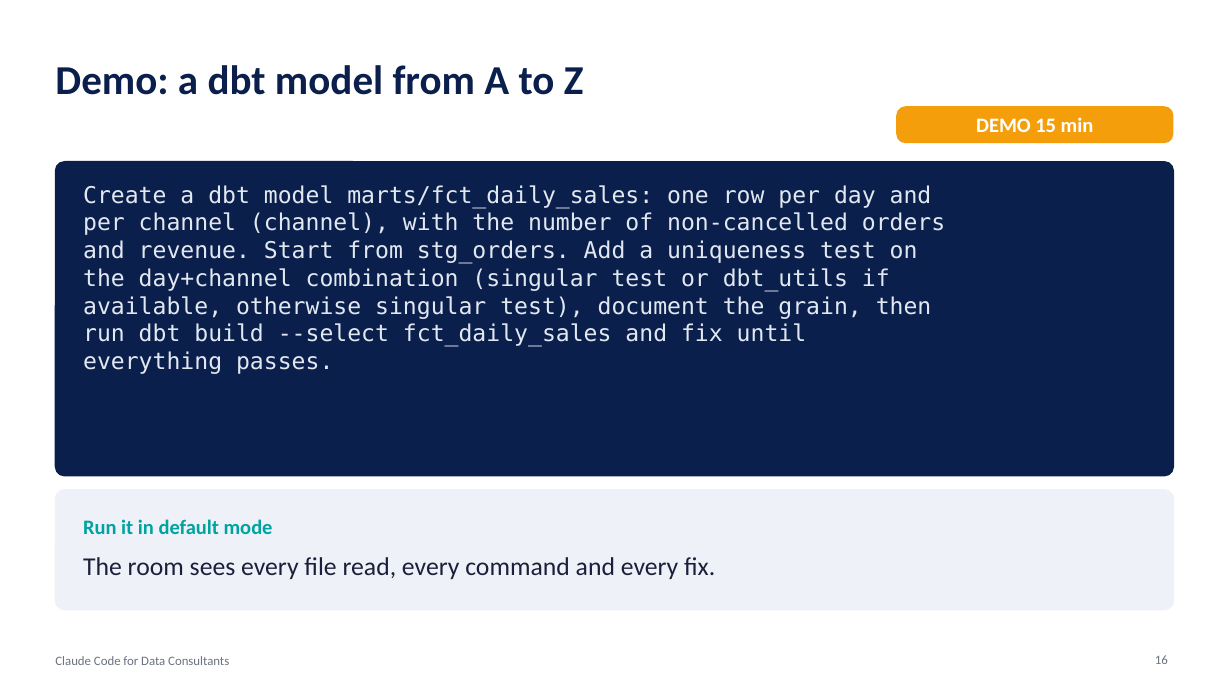
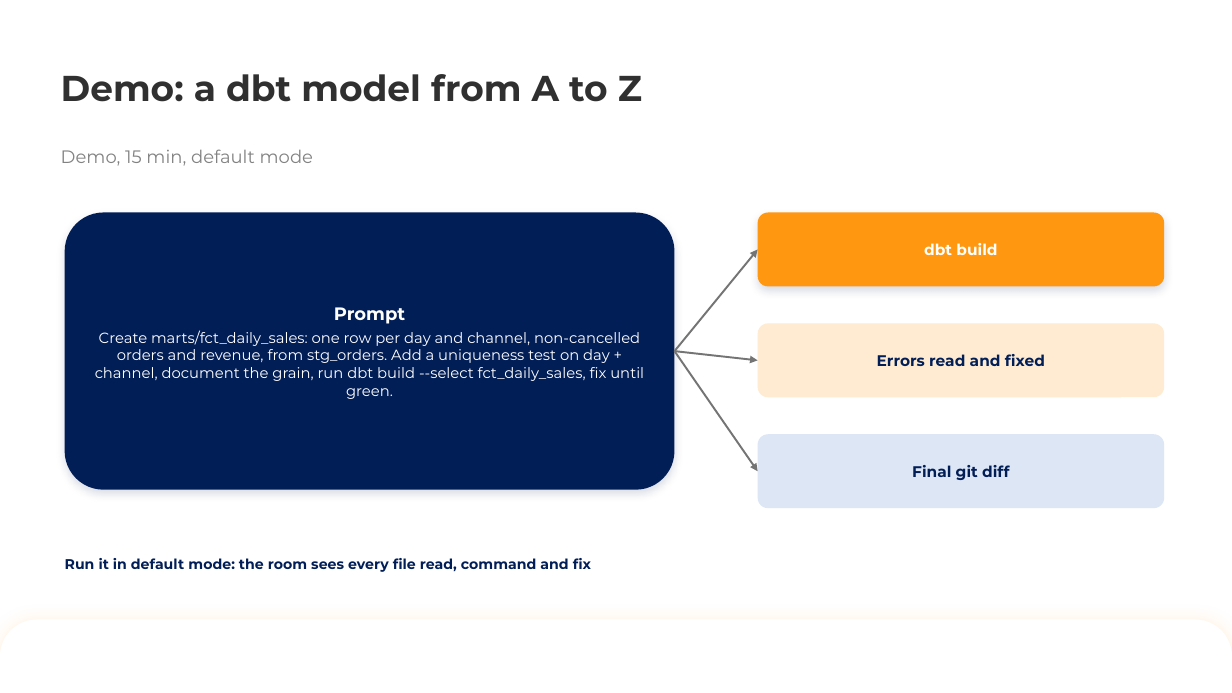
Before and after one commit to keyrus-formation/keyrus-claude-code-training, a slide deck: slide 16 of slides/2-code-exploration-data-development.pptx. Drawn at 1232x693 pixels with LibreOffice and Linux fonts; fonts in the diff are those of the drawing; background and template pictures are left out. Boxes give left, top, right and bottom in pixels: in the first picture for what was removed or moved away, otherwise in the second. Text is boxed around its words. In the diff, an @@ line names an element or a change of style, - is before the commit and + after.

```diff
--- a/slides/2-code-exploration-data-development.pptx
+++ b/slides/2-code-exploration-data-development.pptx
@@ title "Demo: a dbt model from ...": place and size @@
-title "Demo: a dbt model from ..." at [55,65,584,95]
+title "Demo: a dbt model from ..." at [61,74,642,102]
@@ title "Demo: a dbt model from ..." at [61,74,642,102]: size 32 to 28 pt, font Calibri to Montserrat, text colour #0B1F4D to #303030; line spacing 1 to 0.9; vertical alignment middle to bottom @@
@@ subtitle "Demo, 15 min, default mode": place and size @@
-subtitle "Demo, 15 min, default mode" at [897,106,1174,143]
+subtitle "Demo, 15 min, default mode" at [61,149,313,165]
@@ subtitle "Demo, 15 min, default mode" at [61,149,313,165]: vertical alignment middle to bottom; fill #F59E0B to none @@
@@ subtitle at [61,149,313,165]: text changed; size 16 to 14 pt; font Calibri to Montserrat; text colour #FFFFFF to #828282; bold off @@
-DEMO 15 min
+Demo, 15 min, default mode
@@ text removed at [83,185,945,374] @@
-Create a dbt model marts/fct_daily_sales: one row per day and
-per channel (channel), with the number of non-cancelled orders
-and revenue. Start from stg_orders. Add a uniqueness test on
-the day+channel combination (singular test or dbt_utils if
-available, otherwise singular test), document the grain, then
-run dbt build --select fct_daily_sales and fix until
-everything passes.
@@ rounded rectangle "Prompt": place and size @@
-rounded rectangle "Prompt" at [55,162,1174,476]
+rounded rectangle "Prompt" at [65,213,675,490]
@@ rounded rectangle "Prompt" at [65,213,675,490]: fill #0B1F4D to #021E57; outline #0B1F4D 1 pt to none; shadow on; proportions changed @@
@@ rounded rectangle added at [758,213,1165,287], fill #FF9810, 12 pt, text #FFFFFF, bold @@
+dbt build
@@ arrow added from (675, 351) to (758, 250), #747474 1.5 pt @@
@@ text in rounded rectangle at [95,307,644,399]: text added @@
+Prompt
+Create marts/fct_daily_sales: one row per day and channel, non-cancelled orders and revenue, from stg_orders. Add a uniqueness test on day + channel, document the grain, run dbt build --select fct_daily_sales, fix until green.
@@ rounded rectangle added at [758,323,1165,397], fill #FFEBD1, 12 pt, text #021E57, bold @@
+Errors read and fixed
@@ arrow added from (675, 351) to (758, 360), #747474 1.5 pt @@
@@ arrow added from (675, 351) to (758, 471), #747474 1.5 pt @@
@@ rounded rectangle added at [758,434,1165,508], fill #DCE6F5, 12 pt, text #021E57, bold @@
+Final git diff
@@ rounded rectangle removed at [55,490,1174,610] @@
@@ text removed at [83,519,273,534] @@
-Run it in default mode
@@ text at [65,558,591,572]: text changed; size 20 to 11 pt; font Calibri to Montserrat; text colour #1B1F3B to #021E57; bold on @@
-The room sees every file read, every command and every fix.
+Run it in default mode: the room sees every file read, command and fix
@@ text "Run it in default mode: ..." at [65,558,591,572]: vertical alignment top to middle @@
@@ round same rect added at [0,619,1232,693], fill #FFFFFF @@
@@ text removed at [55,656,229,665] @@
-Claude Code for Data Consultants
@@ page number removed at [1155,655,1168,664] @@
-16
```
Also in this commit, not shown: 26 other slides changed, 3 slides added, 2 slides removed, 7 other files.
